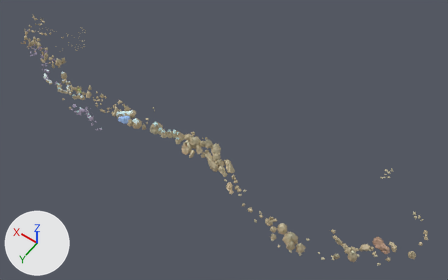
A saved change to the FBX model Assets/Norvegian_Map/Mesh/Rocks_01.fbx.
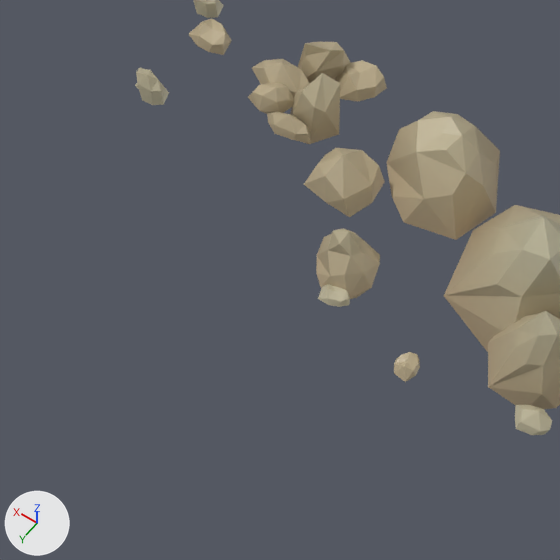
Each version is shown whole from a 50 mm camera at (-0.46, 0.518, 0.807) aimed at (-0.074, -0.023, -0.042), then close up on the part from 54% to 65% of the width and 76% to 94% of the height. The axes (+X, +Y, +Z) are drawn at lower left. The lights are the same throughout. The older version's two pictures come first. Where no turn or scale is listed for an object, it has been applied to the vertices.

The first close-up shows 'Rocks_01'.
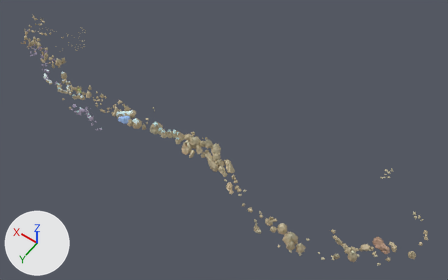
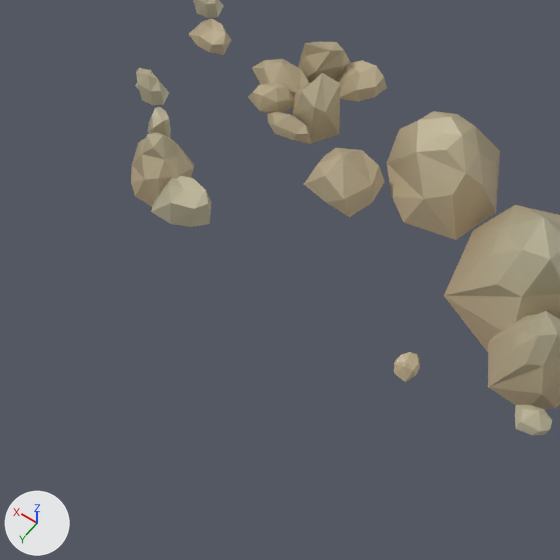
The edits, one by one:
me_mesh is used by ob_rocks_01; location (0.0, 0.0, 0.0).
me_mesh had 7263 vertices, 12589 faces and spanned x -0.443..0.416, y -0.124..0.106, z -0.036..-0.011.
me_mesh now has 7280 vertices, 12619 faces and spans x -0.443..0.416, y -0.124..0.106, z -0.036..-0.011.
me_mesh part 1: a new loose piece of 17 vertices spanning x -0.219..-0.215, y 0.09..0.094, z -0.03..-0.025, in mat_gradient_pallete_1material (picture img_gradient_pallete_png).
Part 2, on me_mesh:
2 faces are deleted.
6 vertices in x -0.252..-0.248, y 0.093..0.099, z -0.026..-0.02 move by (0.03, 0.002, 0.0).
5 vertices in x -0.254..-0.248, y 0.093..0.096, z -0.027..-0.021 move by (0.029, 0.002, 0.0).
4 vertices in x -0.253..-0.246, y 0.091..0.1, z -0.029..-0.028 move by (0.029, 0.002, -0.002).
4 vertices in x -0.255..-0.246, y 0.09..0.098, z -0.03..-0.029 move by (0.03, 0.002, -0.001).
4 vertices in x -0.252..-0.247, y 0.092..0.096, z -0.024..-0.021 move by (0.029, 0.003, 0.0).
20 vertices move from x -0.254..-0.246, y 0.094..0.102, z -0.029..-0.026 to x -0.231..-0.216, y 0.097..0.103, z -0.031..-0.024.
2 new faces join them.
Other edits to the shape of me_mesh do not show in these pictures.

Boxes (x1, y1, x2, y2) around the edits, measured in the close-ups (560 x 560 px; the box of a moved part takes in the faces that stretch with it):
'Rocks_01', reshaped
    before: (135, 0, 560, 435)
    after: (131, 0, 560, 435)
part 1 of me_mesh, added (beige)
    after: (148, 107, 171, 137)
part 2 of me_mesh, moved or reshaped
    before: (316, 228, 380, 307)
    after: (131, 132, 212, 227)
